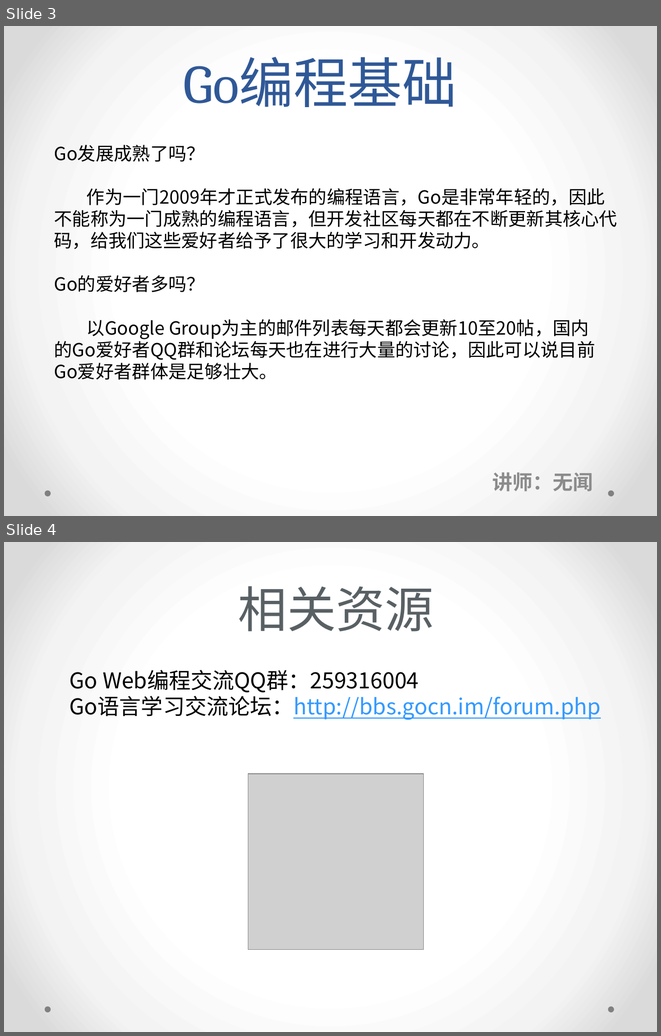
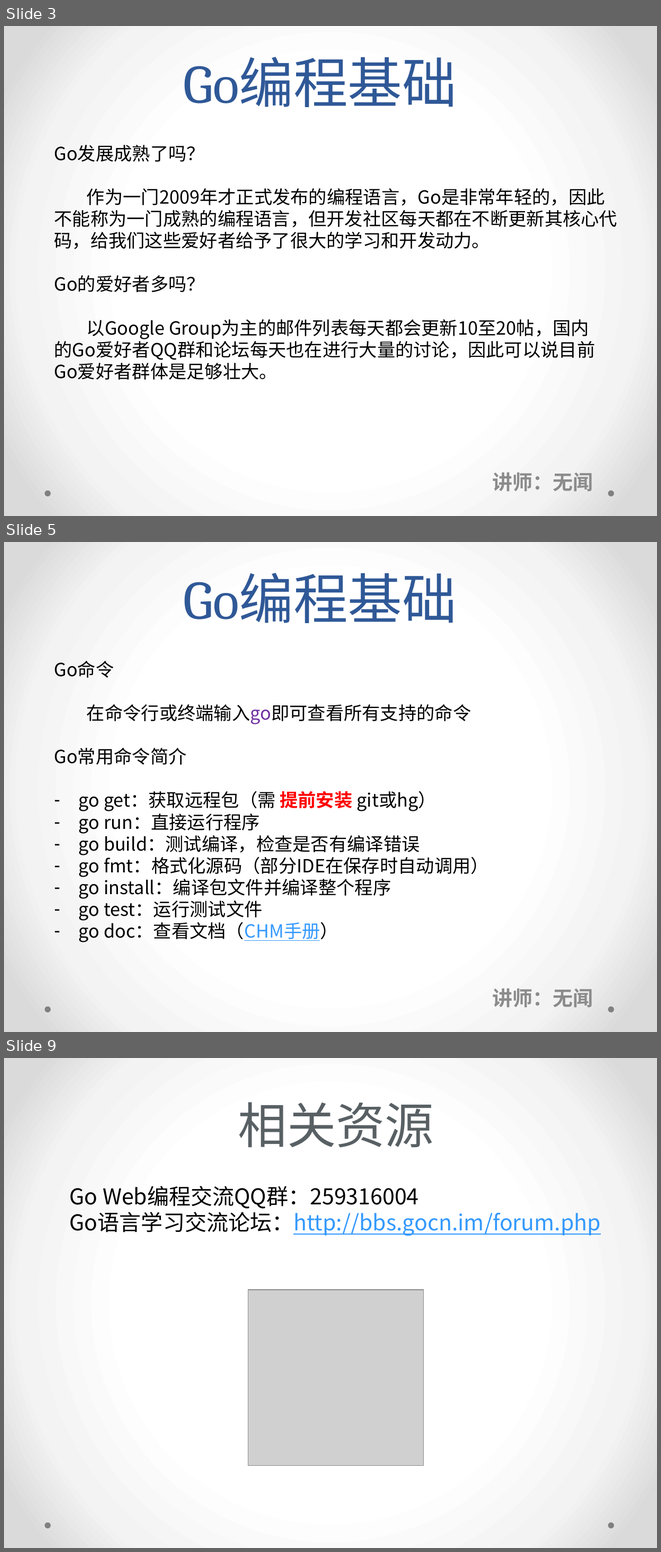
Before and after one commit to sanxingdong/go-fundamental-programminge, a slide deck: Go编程基础-课堂讲义.pptx. Shown one above the other, each under a label of ours: slides 3 and 4 before the commit, slides 3, 5 and 9 after it; the slides between them are not shown. The pictures are 661x1036 and 661x1552 pixels, drawn with LibreOffice and Linux fonts; fonts in the diff are those of the drawing; grey boxes stand for pictures. Boxes give left, top, right and bottom in pixels: in the first picture for what was removed or moved away, otherwise in the second. Text is boxed around its words. In the diff, an @@ line names an element or a change of style, - is before the commit and + after.

```diff
--- a/Go编程基础-课堂讲义.pptx
+++ b/Go编程基础-课堂讲义.pptx
@@ slide 5 added at (x1=4, y1=542, x2=657, y2=1032), background gradient #FFFFFF to #F4F4F4 to #DADADA; not listed: 2 template elements that a slide beside it also shows @@
@@ title added at (x1=184, y1=573, x2=457, y2=623), 60 pt, text #2F5897 @@
+Go编程基础
@@ text added at (x1=54, y1=661, x2=489, y2=942), 20 pt, text #000000 @@
+Go命令
+在命令行或终端输入go即可查看所有支持的命令
+Go常用命令简介
+– go get：获取远程包（需 提前安装 git或hg）
+– go run：直接运行程序
+– go build：测试编译，检查是否有编译错误
+– go fmt：格式化源码（部分IDE在保存时自动调用）
+– go install：编译包文件并编译整个程序
+– go test：运行测试文件
+– go doc：查看文档（CHM手册）
@@ subtitle added at (x1=493, y1=988, x2=593, y2=1007), 22.2 pt, text #8C8C8C, bold @@
+讲师：无闻
@@ what was slide 4 is now slide 9 @@
```
Also in this commit, not shown: 1 slide changed, 4 other slides added, 3 other files.
